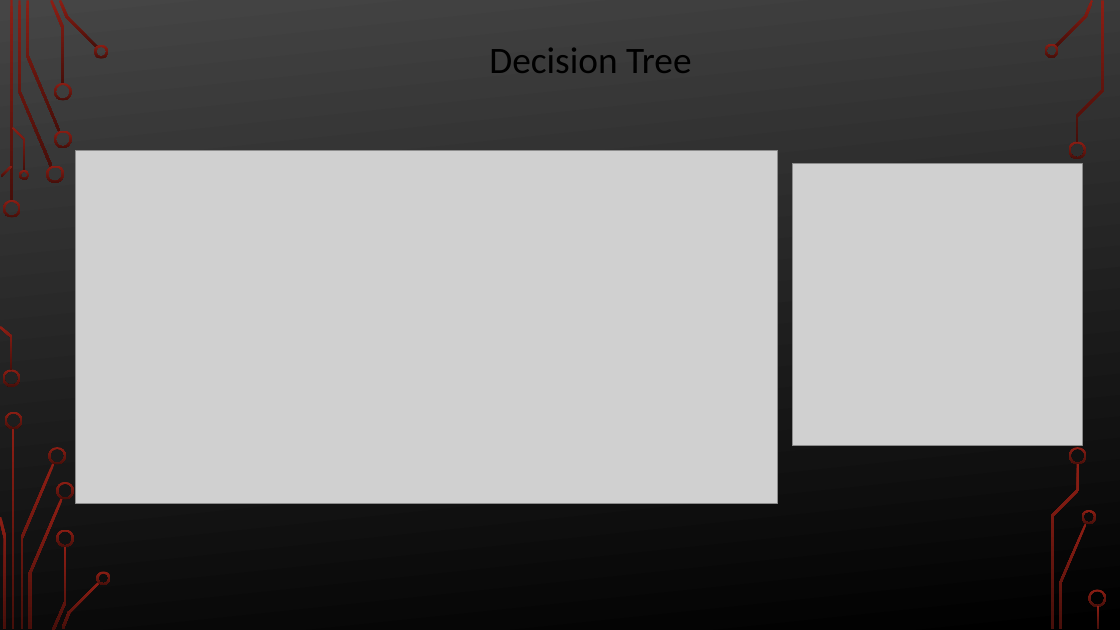
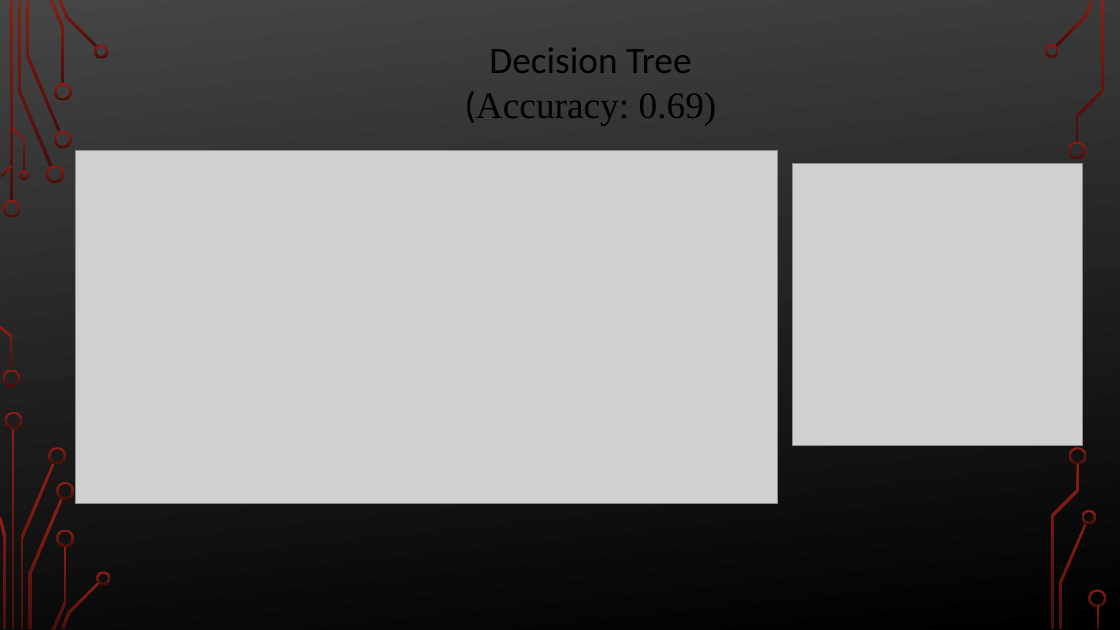
Before and after one commit to CSUN-MS-BANA/culminating-project-group-9, a slide deck: slide 13 of The Impact of Economic Indicators on National Income.pptx. Drawn at 1120x630 pixels with LibreOffice and Linux fonts; fonts in the diff are those of the drawing; grey boxes stand for pictures; background and template pictures are left out. Boxes give left, top, right and bottom in pixels: in the first picture for what was removed or moved away, otherwise in the second. Text is boxed around its words. In the diff, an @@ line names an element or a change of style, - is before the commit and + after.

```diff
--- a/The Impact of Economic Indicators on National Income.pptx
+++ b/The Impact of Economic Indicators on National Income.pptx
@@ text at (x1=465, y1=91, x2=717, y2=126): paragraph added @@
+(Accuracy: 0.69)
```
Also in this commit, not shown: 5 other slides changed, 1 slide added.
